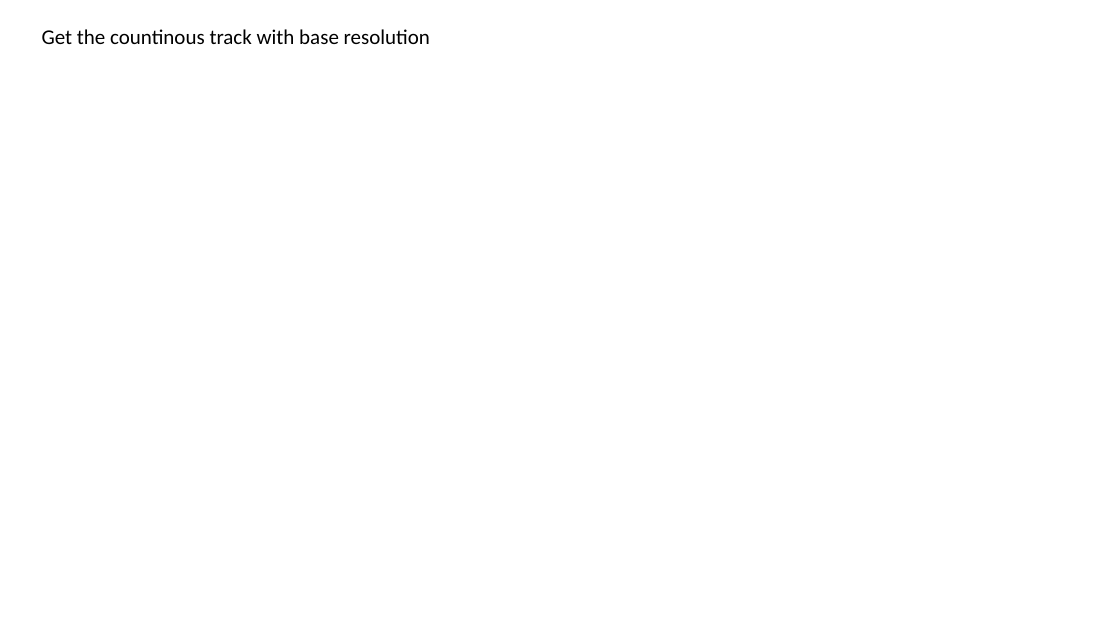
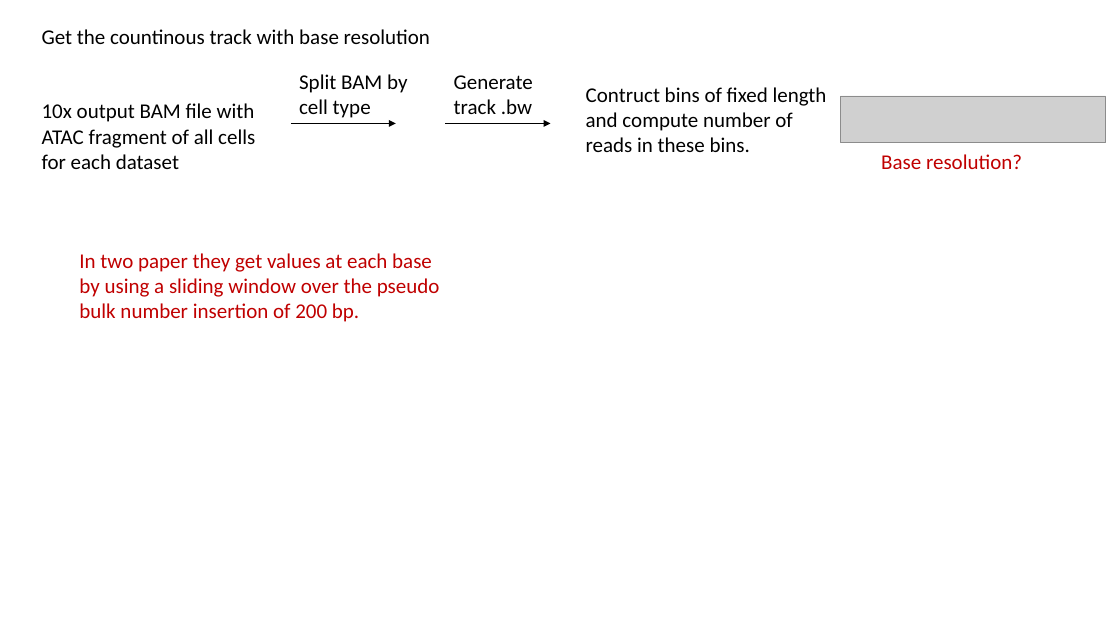
Before and after one commit to alexiaDorm/master-thesis, a slide deck: slide 4 of notes/Building model.pptx (slide 2 before the commit). Drawn at 1120x630 pixels with LibreOffice and Linux fonts; fonts in the diff are those of the drawing; grey boxes stand for pictures. Boxes give left, top, right and bottom in pixels: in the first picture for what was removed or moved away, otherwise in the second. Text is boxed around its words. In the diff, an @@ line names an element or a change of style, - is before the commit and + after.

```diff
--- a/notes/Building model.pptx
+++ b/notes/Building model.pptx
@@ text added at (299,74,407,118), 18 pt, text #000000 @@
+Split BAM by cell type
@@ text added at (454,75,533,114), 18 pt, text #000000 @@
+Generate track .bw
@@ text added at (586,87,827,152), 18 pt, text #000000 @@
+Contruct bins of fixed length and compute number of reads in these bins.
@@ text added at (42,103,255,169), 18 pt, text #000000 @@
+10x output BAM file with ATAC fragment of all cells for each dataset
@@ picture added at (841,96,1107,143) @@
@@ arrow added from (291, 124) to (396, 124), #000000 1.5 pt @@
@@ arrow added from (445, 124) to (550, 124), #000000 1.5 pt @@
@@ text added at (881,154,1022,169), 18 pt, text #C00000 @@
+Base resolution?
@@ text added at (79,253,440,322), 18 pt, text #C00000 @@
+In two paper they get values at each base by using a sliding window over the pseudo bulk number insertion of 200 bp.
```
Also in this commit, not shown: 1 other slide changed, 5 slides added, 5 other files.
